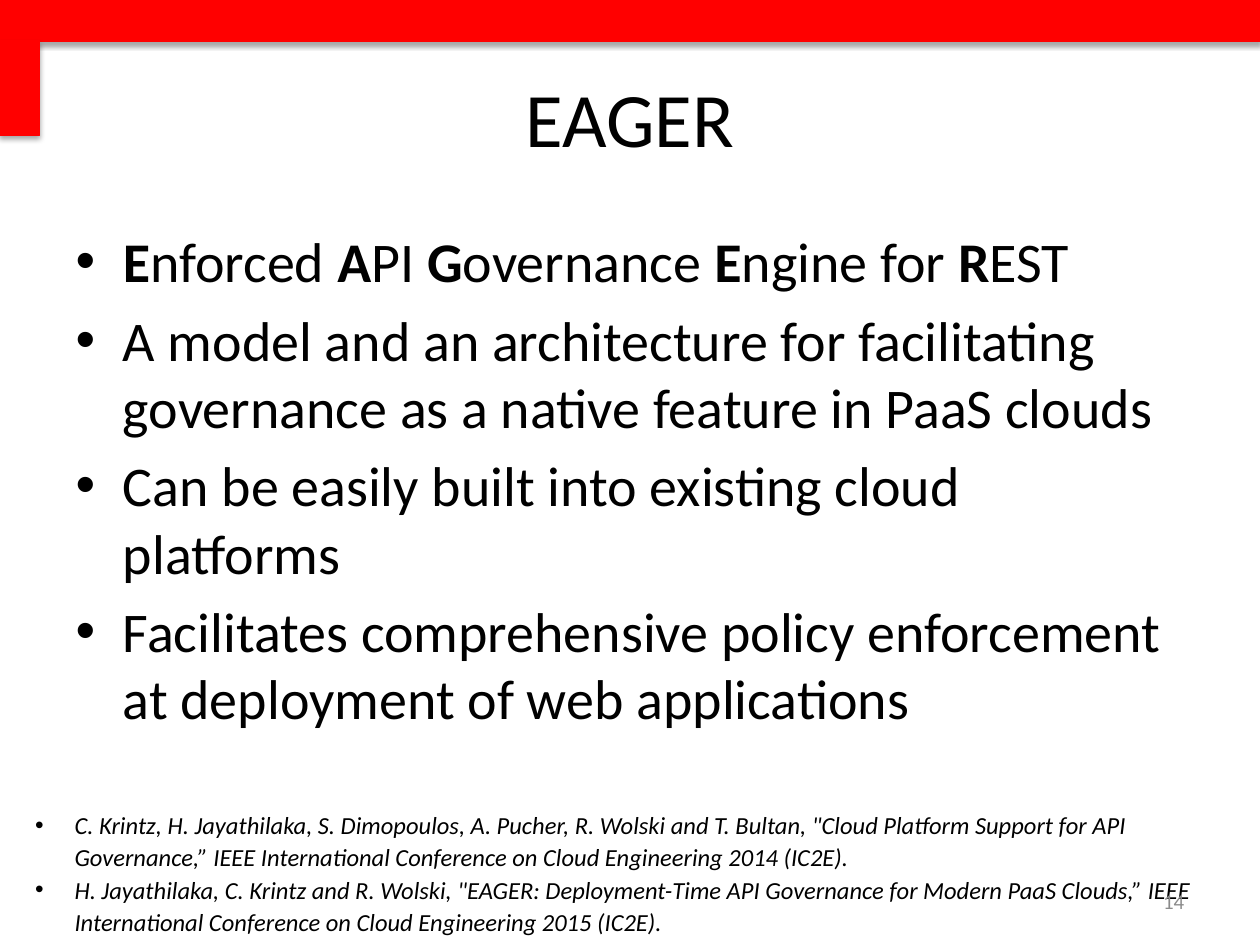
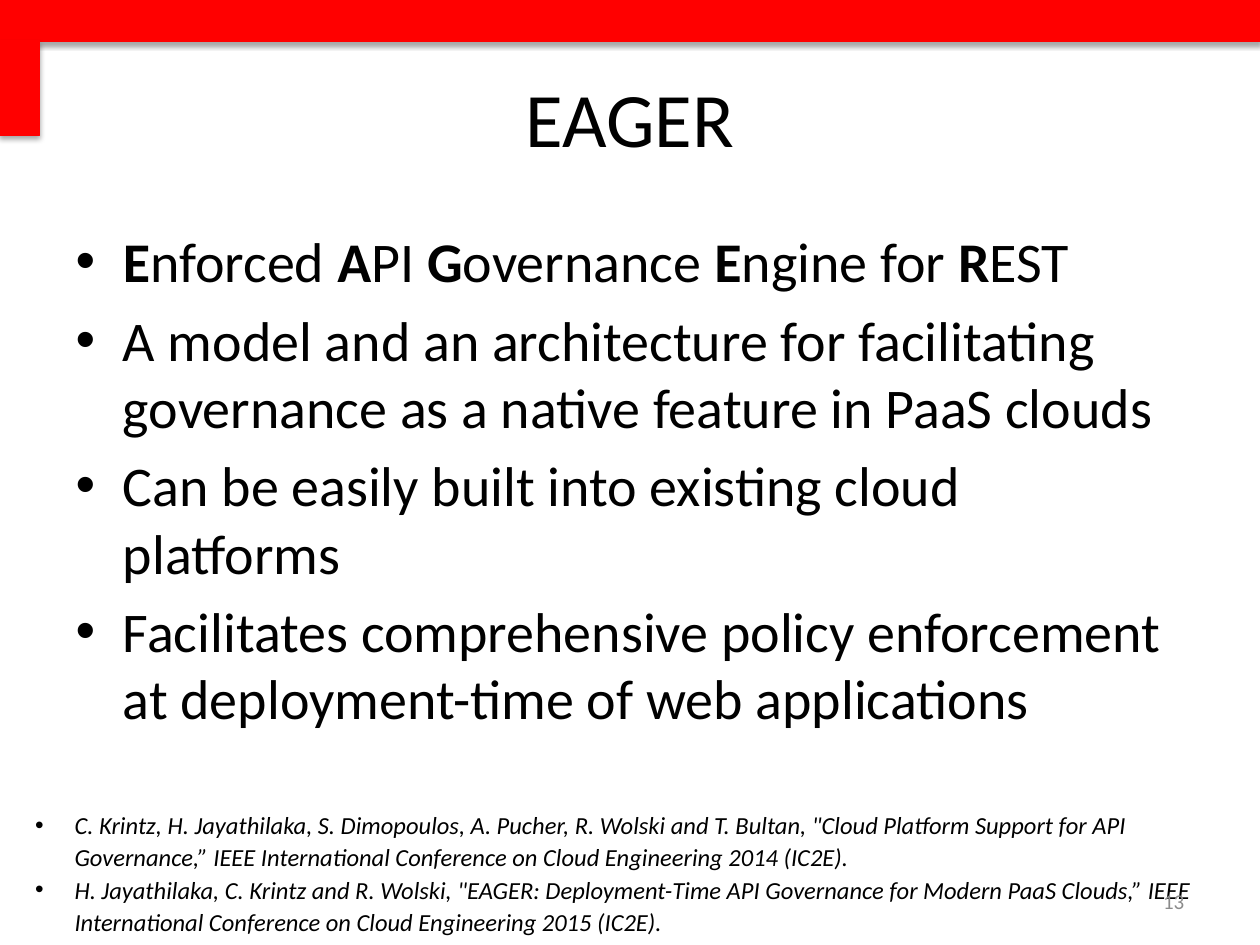
Before and after one commit to Dithn/eager-appscale, a slide deck: slide 13 of Eager/paper/dissertation/dissertation.pptx (slide 14 before the commit). Drawn at 1260x945 pixels with LibreOffice and Linux fonts; fonts in the diff are those of the drawing. Boxes give left, top, right and bottom in pixels: in the first picture for what was removed or moved away, otherwise in the second. Text is boxed around its words. In the diff, an @@ line names an element or a change of style, - is before the commit and + after.

```diff
--- a/Eager/paper/dissertation/dissertation.pptx
+++ b/Eager/paper/dissertation/dissertation.pptx
@@ text at [123, 613, 1160, 728]: text changed @@
-• Facilitates comprehensive policy enforcement at deployment of web applications
+• Facilitates comprehensive policy enforcement at deployment-time of web applications
@@ page number at [1163, 891, 1184, 909]: text changed @@
-14
+13
```
Also in this commit, not shown: 8 other slides changed, 6 slides removed.
